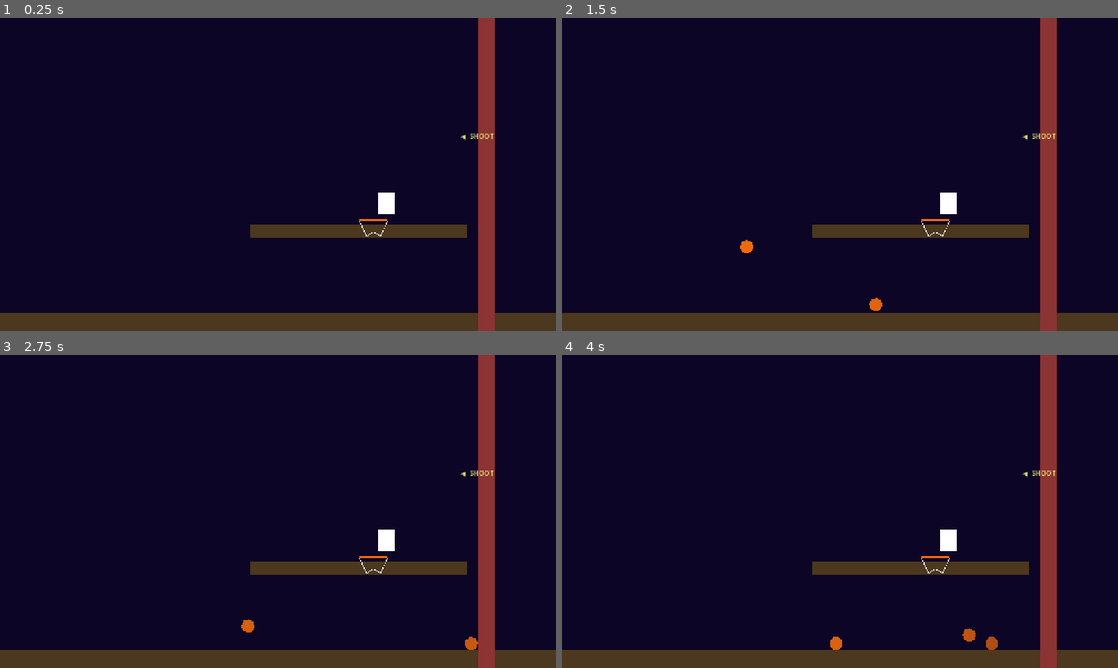
Above: before the commit, frames 1-4 (two rows, left to right).
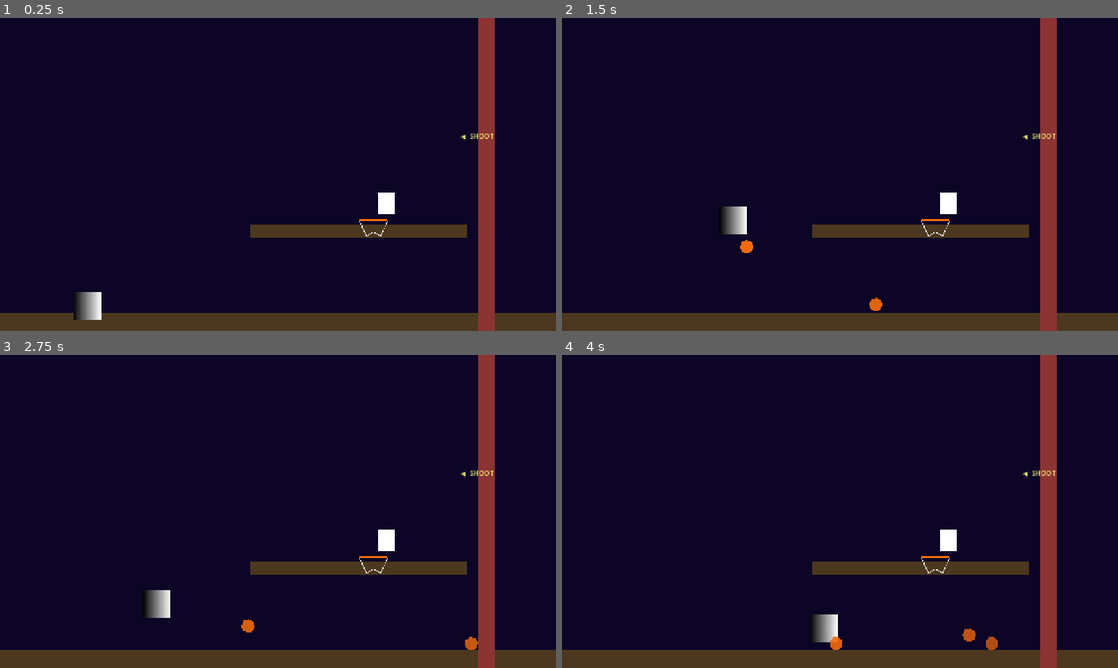
Above: after the commit, the same moments.

Repository: EverettTucker471/SoutheastConSoftwareComp
Game: Godot game, scene res://scenes/level_1.tscn
The game is run twice, just before and just after one commit, with the same random seed, the same clock (stepped at 60 frames per second) and the same inputs.
Inputs:
- Up to frame 1 (0.25 s): no input
- Up to frame 2 (1.5 s): tap Enter at 0.5 s; hold F (shoot) 0.53-1.28 s; hold D (move_right) from 0.53 s (still down); tap Space (jump) at 0.77 s; tap F (shoot) at 1.35 s
- Up to frame 3 (2.75 s): tap Space (jump) at 1.52 s; release D (move_right) at 2.03 s; hold A (move_left) from 2.03 s (still down); hold F (shoot) from 2.03 s (still down)
- Up to frame 4 (4 s): release A (move_left) at 2.78 s; release F (shoot) at 2.78 s; hold D (move_right) from 2.78 s (still down); tap F (shoot) at 2.85 s; tap Space (jump) at 3.02, 3.77 s; hold F (shoot) from 3.53 s (still down)

The runs differ from the first frame. In frame 1, 0.4% of the frame differs, in the area x 13-19%, y 87-97%; in frame 2, 0.4%, in the area x 28-34%, y 60-70%; in frame 3, 0.4%; in frame 4, 0.4%.

Commit message:
Added fake sprite

Diff:
--- a/scenes/level_1.tscn
+++ b/scenes/level_1.tscn
@@ -15,6 +15,11 @@
 
 [sub_resource type="RectangleShape2D" id="Shape_ledge"]
 size = Vector2(500, 30)
+
+[sub_resource type="Gradient" id="Gradient_rus8k"]
+
+[sub_resource type="GradientTexture2D" id="GradientTexture2D_5xbjy"]
+gradient = SubResource("Gradient_rus8k")
 
 [node name="Level1" type="Node2D" unique_id=115407023]
 
@@ -77,5 +82,8 @@
 collision_mask = 5
 basketball_scene = ExtResource("3_basketball")
 
+[node name="Sprite2D2" type="Sprite2D" parent="Player" unique_id=1643330750]
+texture = SubResource("GradientTexture2D_5xbjy")
+
 [node name="Hoop" parent="." unique_id=1237140615 instance=ExtResource("2_hoop")]
 position = Vector2(860, 462)
